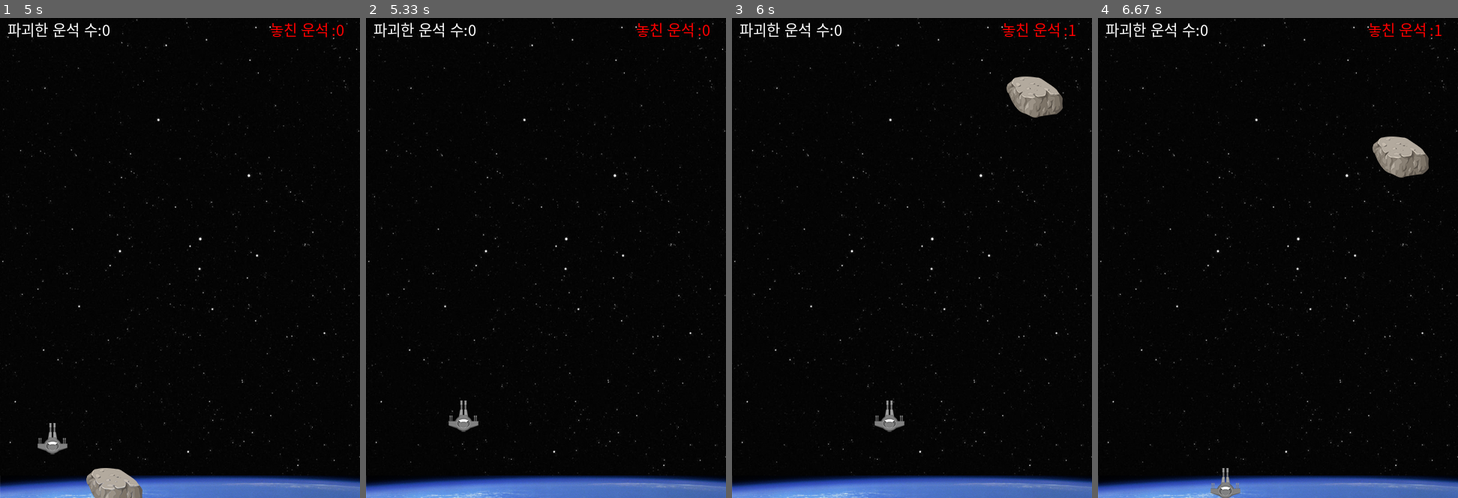
Above: before the commit, frames 1-4 (left to right).
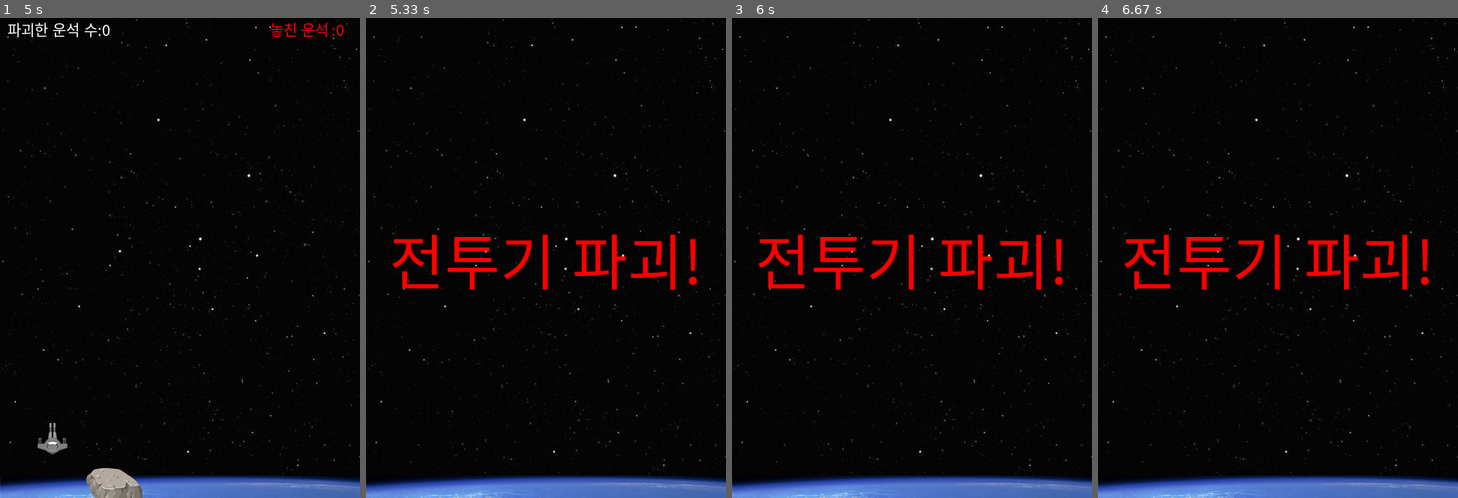
Above: after the commit, the same moments.

Repository: H-yuchan/Pygame-ShooTingGame
Game: pygame game, started from pyShooting_v1.py
Two runs of this game, one before a commit and one after it. Both use one fixed random seed, a clock stepped at 60 frames per second and the inputs below.
Inputs:
- Up to frame 1 (5 s): hold Left 0.33-0.87 s; hold Down 0.9-1.2 s; hold Left 1.23-1.63 s; hold Right 2.07-2.7 s; tap Space at 2.73, 3.07 s; hold Left 3.8-4.27 s; hold Up from 4.8 s (still down)
- Up to frame 2 (5.33 s): release Up at 5.1 s; hold Right from 5.13 s (still down)
- Up to frame 3 (6 s): release Right at 5.6 s
- Up to frame 4 (6.67 s): hold Down 6.2-6.5 s; hold Left from 6.53 s (still down)

Frame 1 is identical in both runs. In frame 2, 3.3% of the frame differs, in the area x 2-96%, y 0-87%; in frame 3, 4.3%; in frame 4, 4.3%.

Commit message:
Update pyShooting_v1.py
게임 오버 구현

Diff:
--- a/pyShooting_v1.py
+++ b/pyShooting_v1.py
@@ -35,6 +35,26 @@
     font = pygame.font.Font('PyShooting/NanumGothic.ttf', 20)
     text = font.render('놓친 운석 :' + str(count), True, (255, 0, 0))
     gamePad.blit(text, (360, 0))
+
+#게임 메세지 출력
+def writeMessge(text):
+    global gamePad
+    font = pygame.font.Font('PyShooting/NanumGothic.ttf', 80)
+    text = font.render(text, True, (255, 0, 0))
+    textpos = text.get_rect()
+    textpos.center = (padWidth/2, padHeight/2)
+    gamePad.blit(text, textpos)
+    pygame.display.update()
+    sleep(2)
+    runGame()
+
+def crash():
+    global gamePad
+    writeMessge("전투기 파괴!")
+
+def gameOver():
+    global gamePad
+    writeMessge("게임 오버!")
 
 def runGame():
     global gamePad, clock, background, fighter, missile, explosion
@@ -103,8 +123,16 @@
         elif y > padHeight - fighterWidth:
             y = padHeight - fighterWidth
 
+        if y < rockY + rockHeight:
+            if(rockX > x and rockX < x + fighterWidth) or (rockX + rockWidth > x and rockX + rockWidth< x + fighterWidth):
+                crash()
+
 
         drawObject(fighter, x, y)
+
+        if rockPassed ==3:#운석 3개 놓치면 게임 오버
+            gameOver()
+
 
         if len(missileXY) != 0:
             for i, bxy in enumerate(missileXY):
